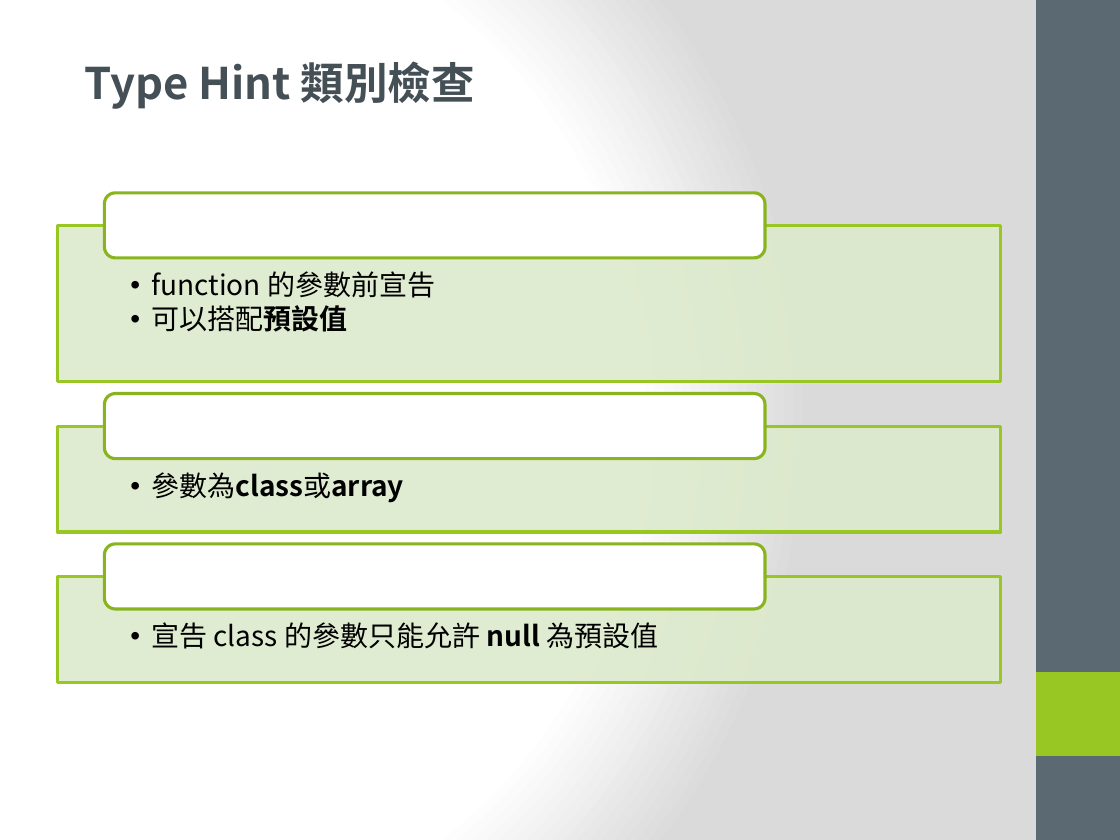
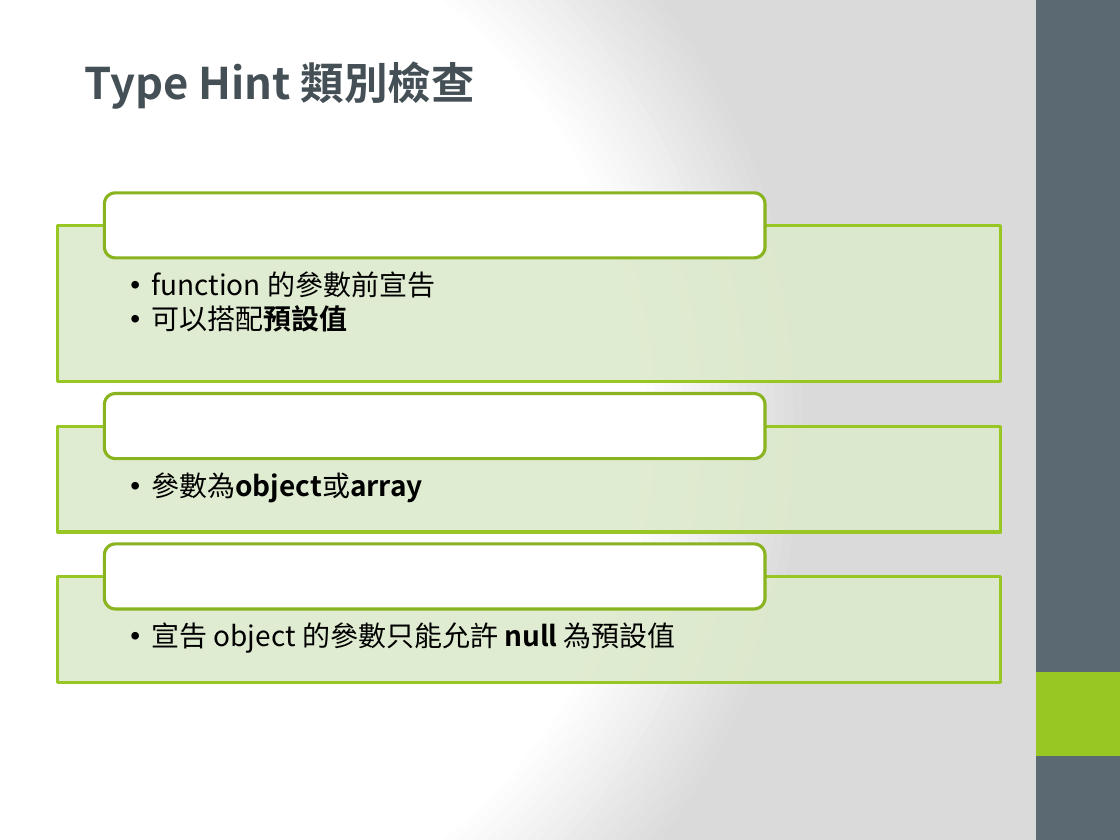
Before and after one commit to YuRuLiu/challenges, a slide deck: slide 7 of Learning-Defensive-programming/Learning-Defensive-programming.pptx. Drawn at 1120x840 pixels with LibreOffice and Linux fonts; fonts in the diff are those of the drawing. Boxes give left, top, right and bottom in pixels: in the first picture for what was removed or moved away, otherwise in the second. Text is boxed around its words. In the diff, an @@ line names an element or a change of style, - is before the commit and + after.

```diff
--- a/Learning-Defensive-programming/Learning-Defensive-programming.pptx
+++ b/Learning-Defensive-programming/Learning-Defensive-programming.pptx
@@ text at bbox=[151, 472, 422, 503]: text changed @@
-  •• 參數為class或array
+  •• 參數為object或array
@@ text at bbox=[151, 622, 676, 653]: text changed @@
-  •• 宣告 class 的參數只能允許 null 為預設值
+  •• 宣告 object 的參數只能允許 null 為預設值
```
Also in this commit, not shown: 2 other slides changed, 1 slide removed.
